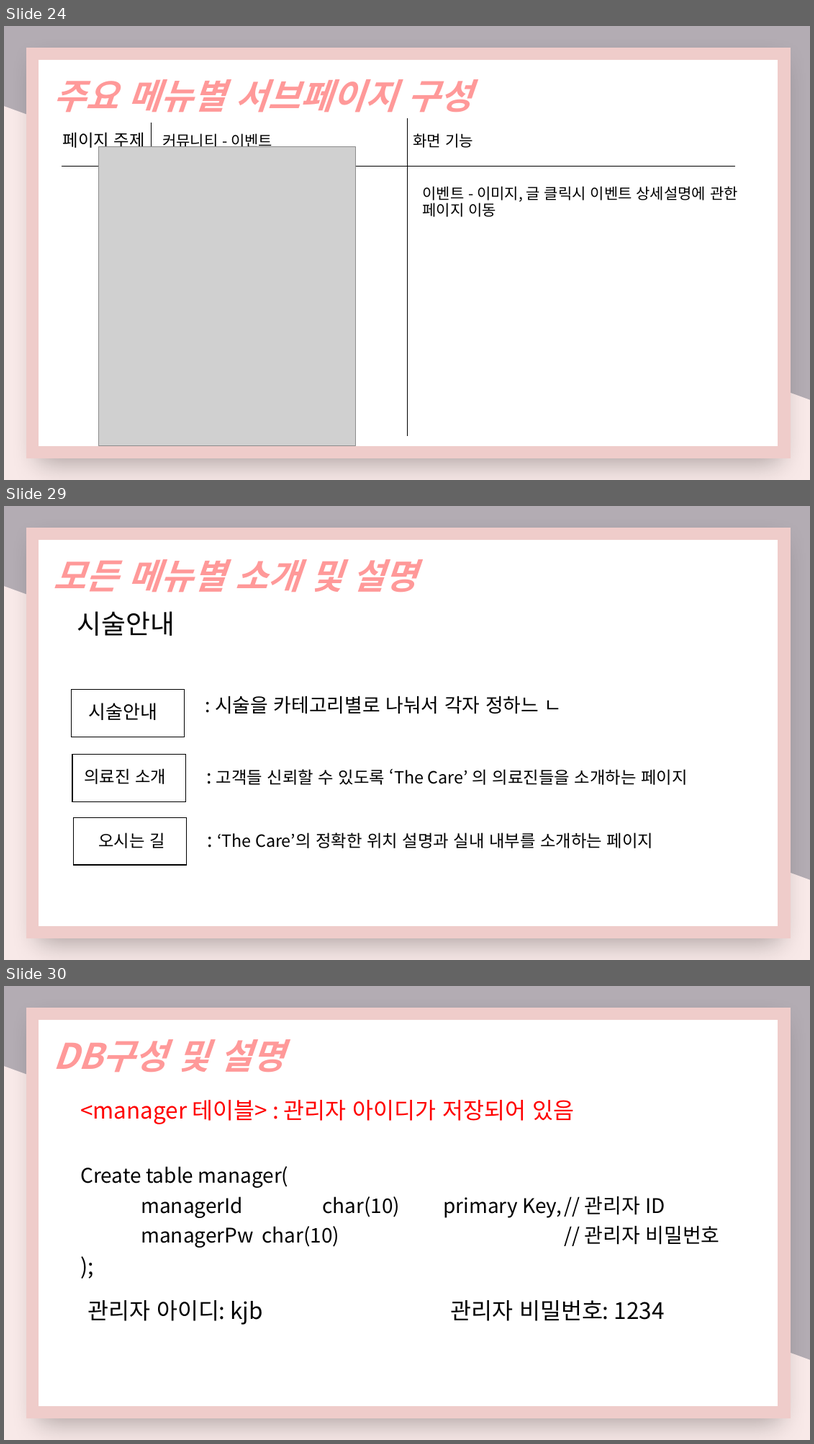
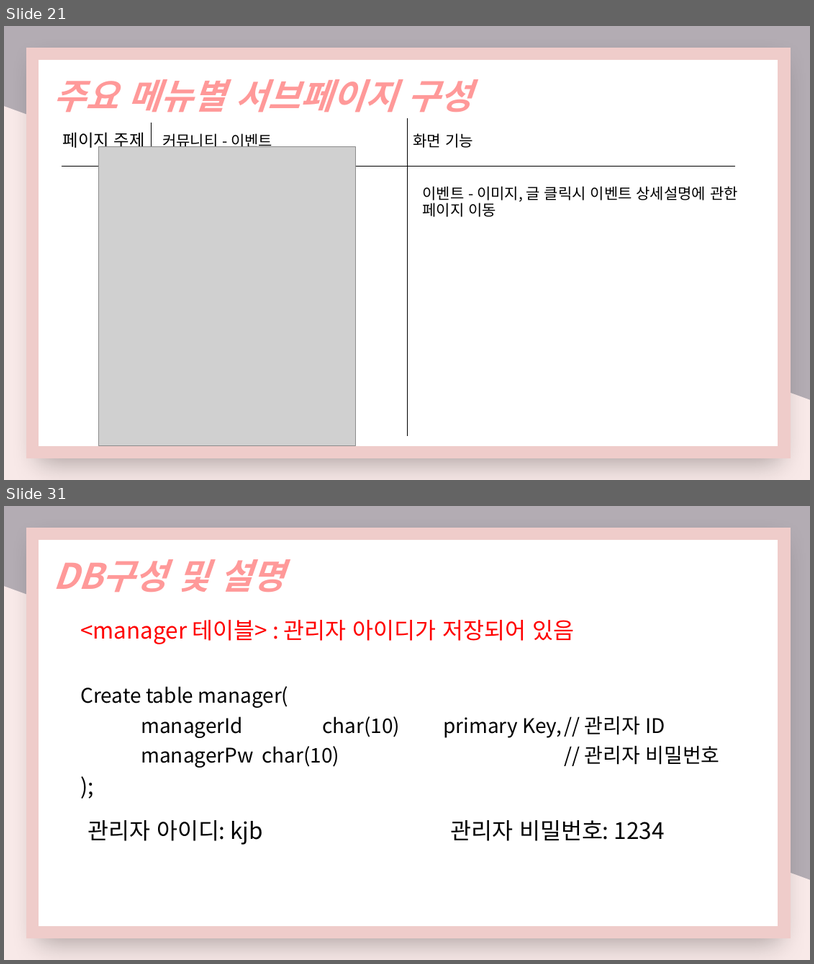
Before and after one commit to nimi2838/thecare, a slide deck: 졸작 기획서.pptx. Shown one above the other, each under a label of ours: slides 24, 29 and 30 before the commit, slides 21 and 31 after it; the slides between them are not shown. The pictures are 814x1444 and 814x964 pixels, drawn with LibreOffice and Linux fonts; fonts in the diff are those of the drawing; grey boxes stand for pictures. Boxes give left, top, right and bottom in pixels: in the first picture for what was removed or moved away, otherwise in the second. Text is boxed around its words. In the diff, an @@ line names an element or a change of style, - is before the commit and + after.

```diff
--- a/졸작 기획서.pptx
+++ b/졸작 기획서.pptx
@@ slide 29 removed at [4,506,810,960], background gradient #B3ACB3 to #F8E9E8 @@
@@ rectangle removed at [32,534,785,932] @@
@@ text removed at [53,559,417,592] @@
-모든 메뉴별 소개 및 설명
@@ text removed at [77,611,175,636] @@
-시술안내
@@ rectangle removed at [71,690,184,736] @@
@@ text removed at [215,695,563,713] @@
-: 시술을 카테고리별로 나눠서 각자 정하느 ㄴ
@@ text removed at [88,703,157,720] @@
-시술안내
@@ rectangle removed at [72,754,185,801] @@
@@ text removed at [84,768,166,784] @@
-의료진 소개
@@ text removed at [216,769,687,785] @@
-: 고객들 신뢰할 수 있도록 ‘The Care’ 의 의료진들을 소개하는 페이지
@@ rectangle removed at [74,818,187,865] @@
@@ text removed at [98,832,165,848] @@
-오시는 길
@@ text removed at [217,832,653,848] @@
-: ‘The Care’의 정확한 위치 설명과 실내 내부를 소개하는 페이지
@@ what was slide 24 is now slide 21 @@
@@ what was slide 30 is now slide 31 @@
```
Also in this commit, not shown: 7 slides changed, 4 slides added, 2 other slides removed, 8 other files.
